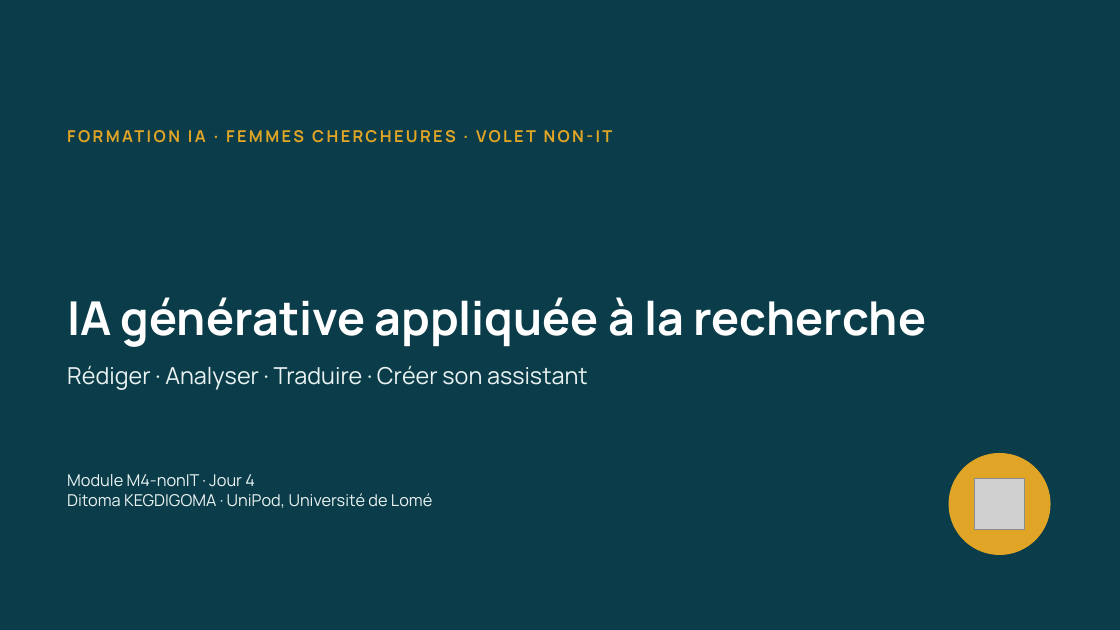
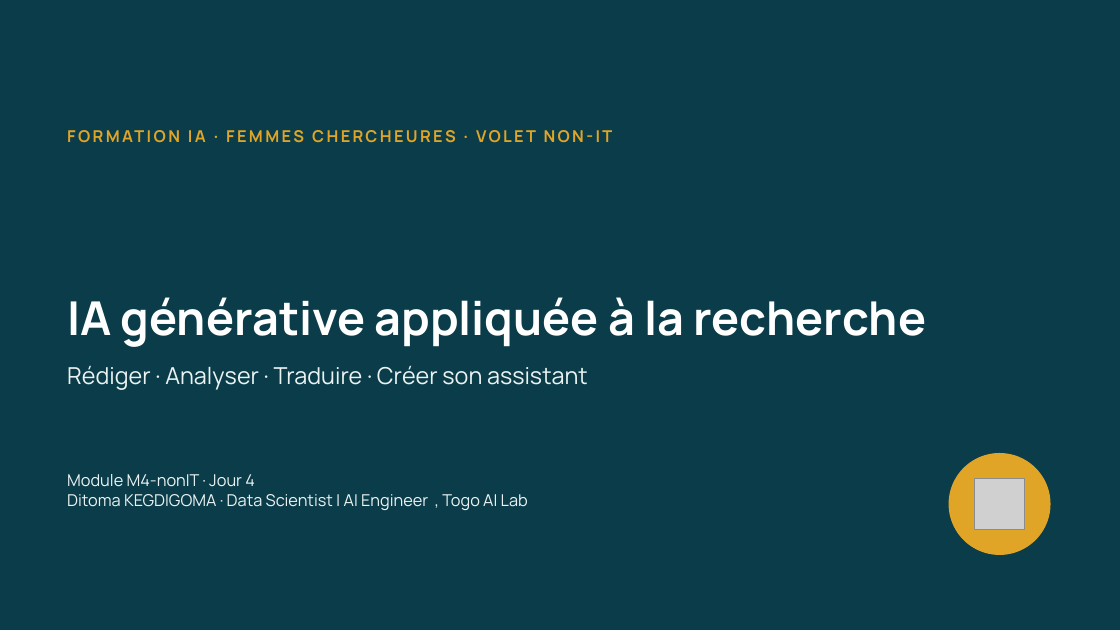
Before and after one commit to Amevi-isi/formation-chercheur-univ, a slide deck: slide 1 of module4_nonIT/M4-nonIT_IA_generative_appliquee.pptx. Drawn at 1120x630 pixels with LibreOffice and Linux fonts; fonts in the diff are those of the drawing; grey boxes stand for pictures. Boxes give left, top, right and bottom in pixels: in the first picture for what was removed or moved away, otherwise in the second. Text is boxed around its words. In the diff, an @@ line names an element or a change of style, - is before the commit and + after.

```diff
--- a/module4_nonIT/M4-nonIT_IA_generative_appliquee.pptx
+++ b/module4_nonIT/M4-nonIT_IA_generative_appliquee.pptx
@@ text at bbox=[67, 494, 528, 510]: text changed @@
-Ditoma KEGDIGOMA · UniPod, Université de Lomé
+Ditoma KEGDIGOMA · Data Scientist | AI Engineer , Togo AI Lab
```
Also in this commit, not shown: 5 other slides changed, 1 slide added, 1 other file.
